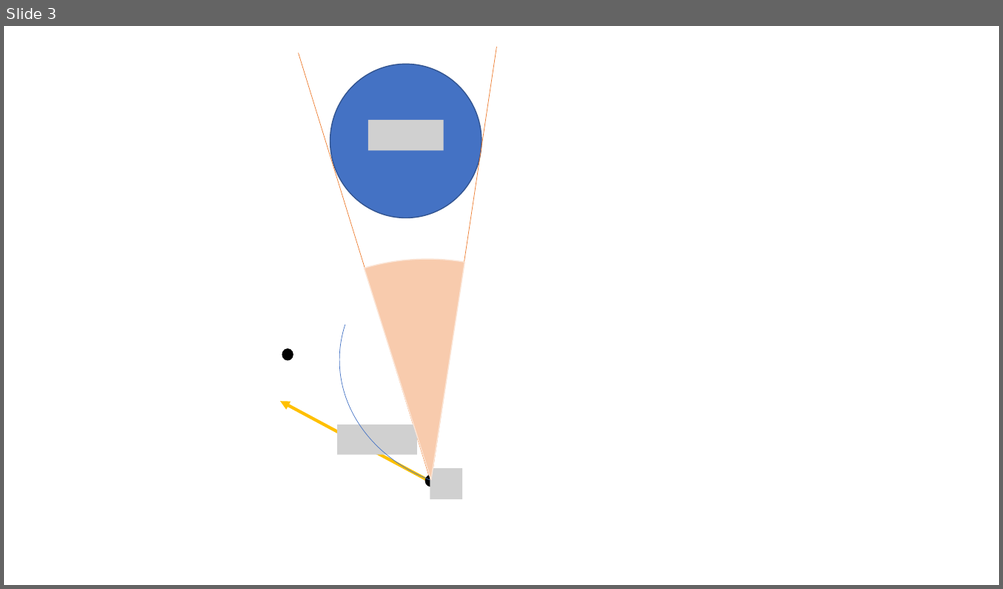
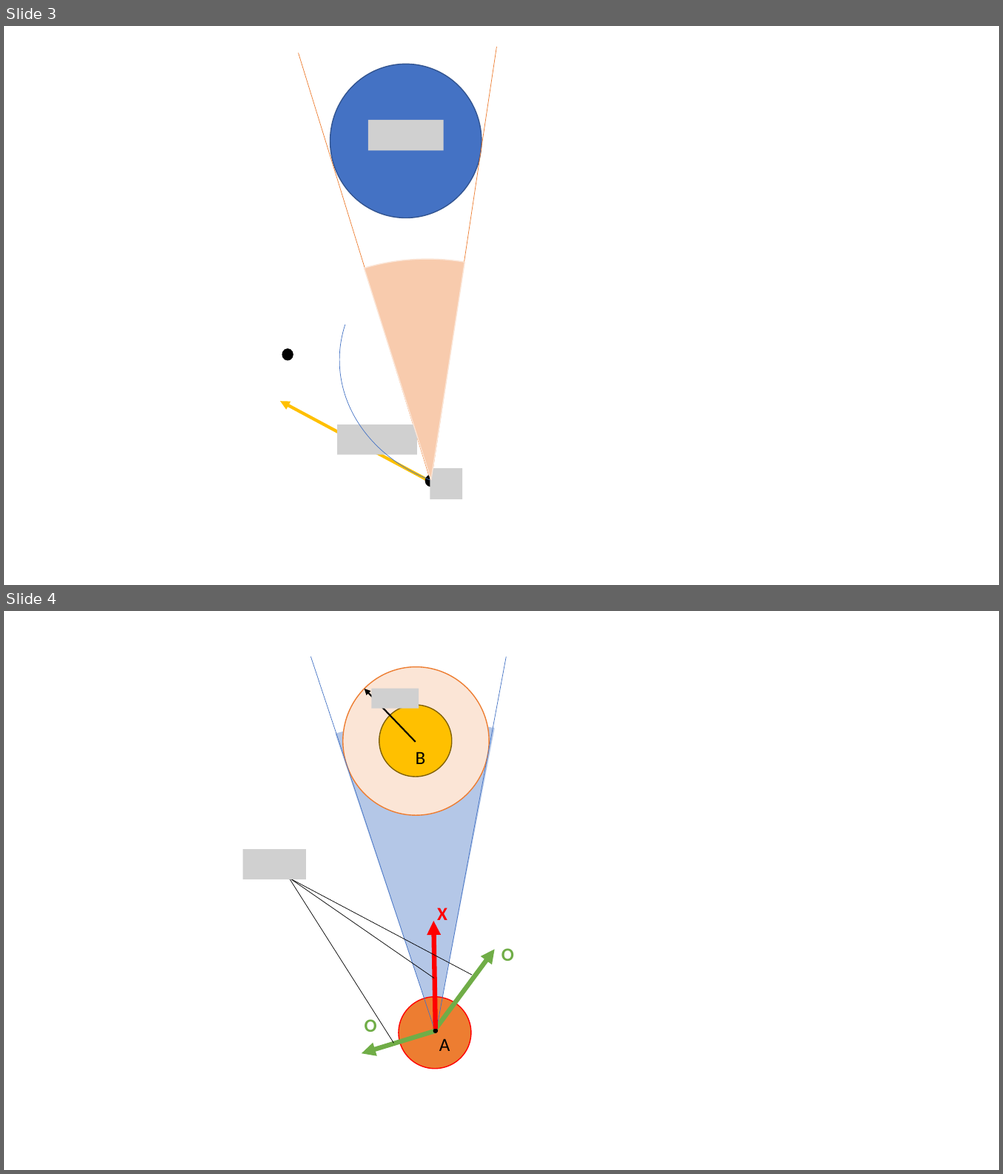
Before and after one commit to Yi-An-Wang/institute_information, a slide deck: path_planing/VO_code_try/robot_properties3.pptx. Shown one above the other, each under a label of ours: slide 3 before the commit, slides 3 and 4 after it. The pictures are 1003x589 and 1003x1174 pixels, drawn with LibreOffice and Linux fonts; fonts in the diff are those of the drawing; grey boxes stand for pictures. Boxes give left, top, right and bottom in pixels: in the first picture for what was removed or moved away, otherwise in the second. Text is boxed around its words. In the diff, an @@ line names an element or a change of style, - is before the commit and + after.

```diff
--- a/path_planing/VO_code_try/robot_properties3.pptx
+++ b/path_planing/VO_code_try/robot_properties3.pptx
@@ slide 4 added at bbox=[4, 611, 999, 1170], background #FFFFFF @@
@@ group added at bbox=[5, 611, 865, 1170]: 5 lines, 5 texts, 4 ellipses, 4 arrows, 2 pictures, 1 pie slice (boxed as its full ellipse) @@
+X
+O
+O
+A
+B
```
Also in this commit, not shown: 2 other files.
